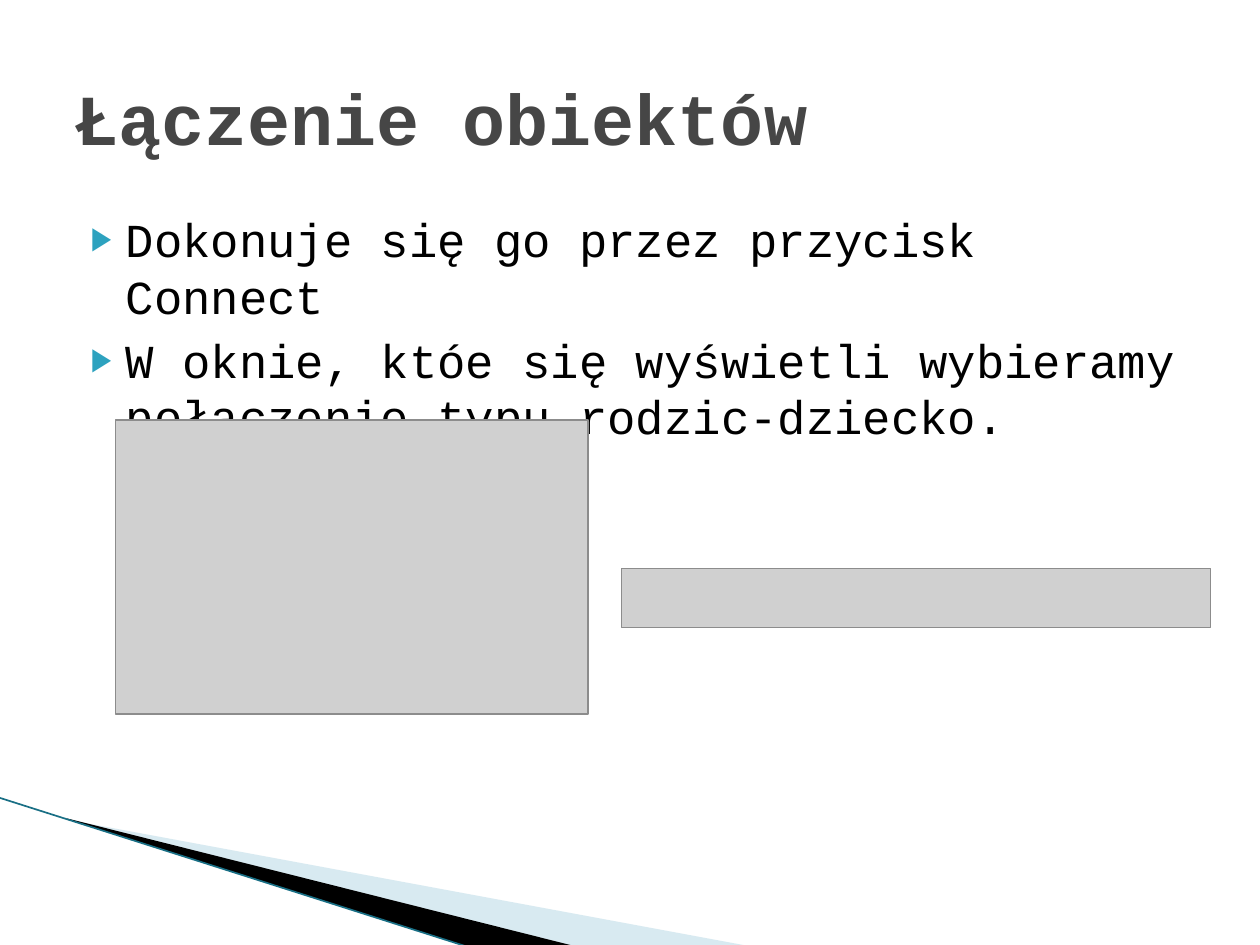
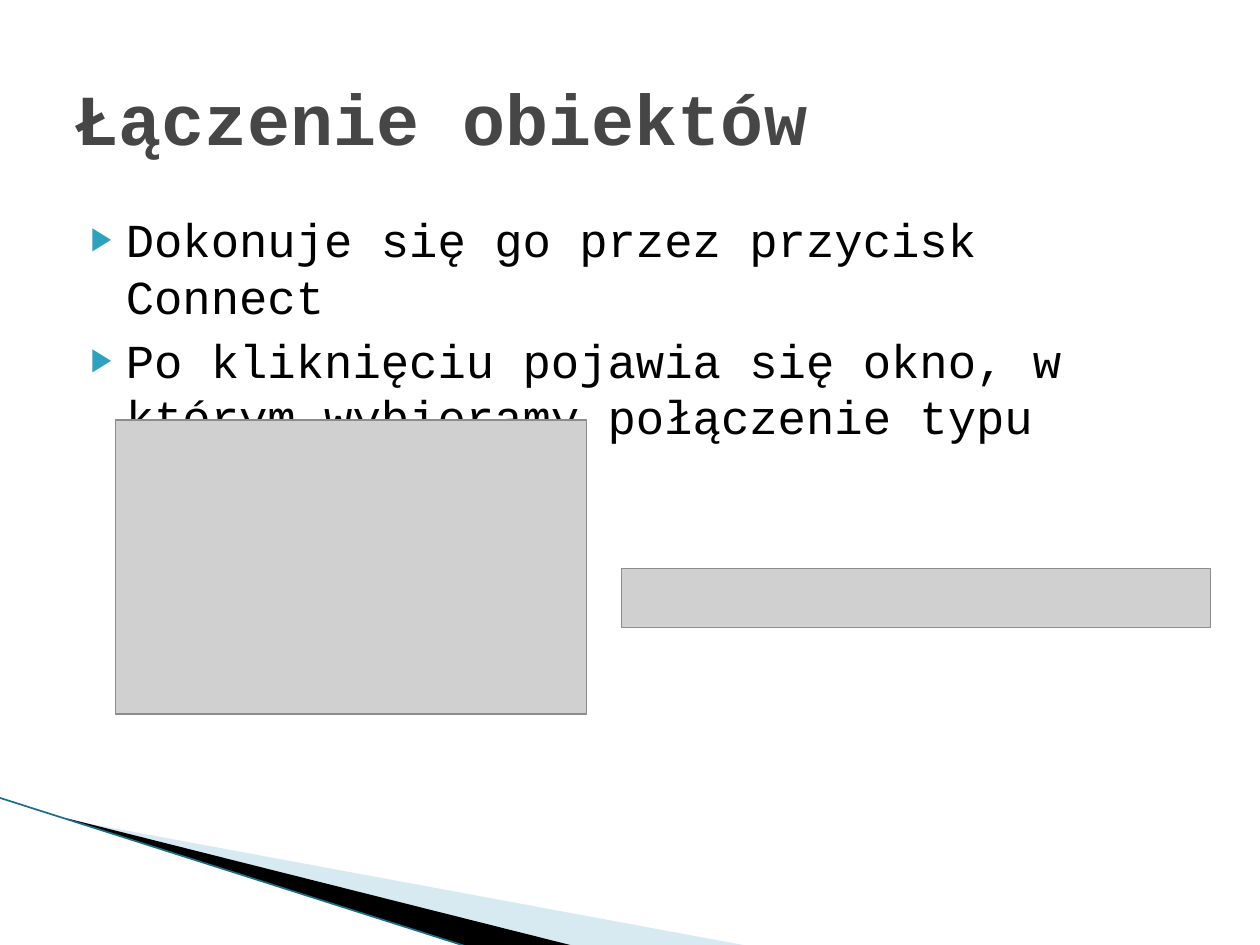
Before and after one commit to Dylek/SP_gridlab-D_GUI, a slide deck: slide 12 of prototyp 2.pptx. Drawn at 1260x945 pixels with LibreOffice and Linux fonts; fonts in the diff are those of the drawing; grey boxes stand for pictures; background and template pictures are left out. Boxes give left, top, right and bottom in pixels: in the first picture for what was removed or moved away, otherwise in the second. Text is boxed around its words. In the diff, an @@ line names an element or a change of style, - is before the commit and + after.

```diff
--- a/prototyp 2.pptx
+++ b/prototyp 2.pptx
@@ text at (126,344,1061,444): text changed @@
-▶ W oknie, któe się wyświetli wybieramy połączenie typu rodzic-dziecko.
+▶ Po kliknięciu pojawia się okno, w którym wybieramy połączenie typu rodzic-dziecko.
```
Also in this commit, not shown: 4 other slides changed, 1 slide removed.
